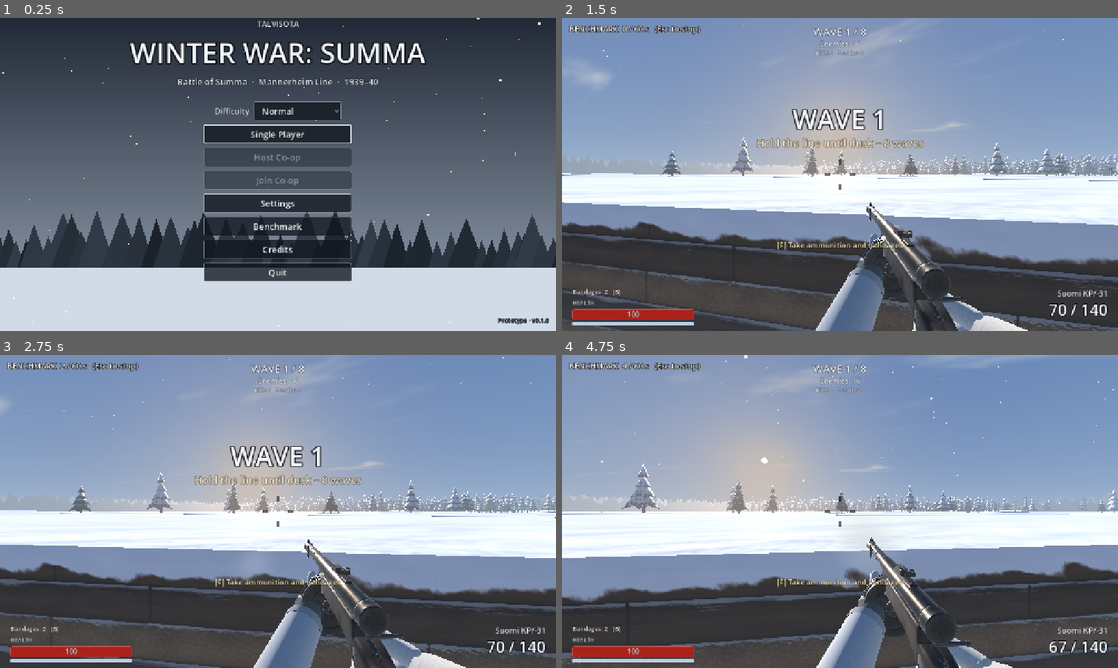
Above: before the commit, frames 1-4 (two rows, left to right).
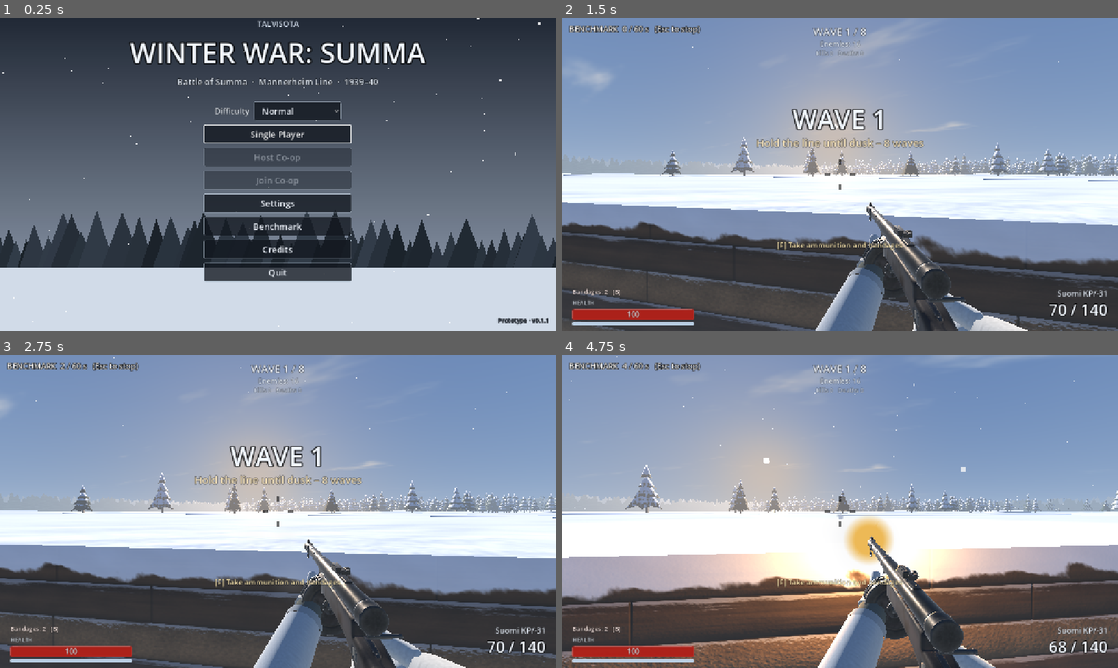
Above: after the commit, the same moments.

Repository: WonderPepe/WinterWar
Game: Godot game, scene res://ui/main_menu.tscn
Two runs of this game, one before a commit and one after it. Both use one fixed random seed, a clock stepped at 60 frames per second and the inputs below. Sound files missing from this copy of the repository are replaced by a short silence.
Inputs (mouse positions are in pixels of both pictures, inside the frame that each line leads up to):
- Up to frame 1 (0.25 s): no input
- Up to frame 2 (1.5 s): click "Benchmark" at 0.5 s; move the mouse to (962, 158) at 1.27 s; hold D (move_right) from 1.28 s (still down); hold Right mouse button (aim) from 1.28 s (still down); click (962, 158) at 1.42 s
- Up to frame 3 (2.75 s): tap Space (jump) at 1.52, 1.82, 2.27, 2.57 s; tap B (bandage) at 1.55, 2.1 s; move the mouse to (166, 527) at 2.02 s; release D (move_right) at 2.03 s; release Right mouse button (aim) at 2.03 s; hold S (move_back) from 2.03 s (still down); click (166, 527) at 2.3 s
- Up to frame 4 (4.75 s): move the mouse to (895, 442) at 2.77 s; release S (move_back) at 2.78 s; press the mouse at (895, 442) at 2.78 s; hold D (move_right) 2.78-3.53 s; tap Space (jump) at 3.05, 3.6, 3.77, 4.07, 4.52 s; move the mouse to (812, 574) at 3.52 s; release the mouse at (812, 574) at 3.53 s; hold W (move_forward) 3.53-4.28 s; click (812, 574) at 3.67 s; right-click (812, 574) at 3.8 s; move the mouse to (1006, 558) at 4.27 s; hold A (move_left) from 4.28 s (still down); hold Right mouse button (aim) from 4.28 s (still down); click (1006, 558) at 4.42 s; tap B (bandage) at 4.55 s

The runs differ from the first frame. In frame 1, less than 0.1% of the frame differs, in the area x 98-99%, y 95-98%; in frame 2, 1.3%; in frame 3, 2.2%; in frame 4, 25%, in the area x 0-100%, y 0-100%.

Commit message:
Release v0.1.1: loading screen with a progress bar
- Single Player (and Benchmark, Play again) now show a loading screen:
  progress bar, what is happening, and a tip, until the battle is ready
- docs/ updated: the browser version at wonderpepe.github.io/WinterWar
  now plays v0.1.1

Co-Authored-By: Claude Opus 5.5 <noreply@anthropic.com>
Claude-Session: https://claude.ai/code/session_01PejTpAFzYboJSFJHae9qaj

Diff:
--- a/project.godot
+++ b/project.godot
@@ -12,7 +12,7 @@
 
 config/name="Winter War: Summa"
 config/description="Winter War 1939-40 FPS prototype - Battle of Summa"
-config/version="0.1.0"
+config/version="0.1.1"
 run/main_scene="res://ui/main_menu.tscn"
 config/features=PackedStringArray("4.7", "GL Compatibility")
 boot_splash/bg_color=Color(0.13, 0.16, 0.21, 1)
--- a/scripts/game/shader_warmup.gd
+++ b/scripts/game/shader_warmup.gd
@@ -1,3 +1,4 @@
+class_name ShaderWarmup
 extends CanvasLayer
 ## Removes the "first shot stutter".
 ##
@@ -8,11 +9,15 @@
 
 @export var frames: int = 10 ## How many frames to keep the effects on screen.
 
+## 0..1 while warming up (shown by the LoadingScreen's progress bar).
+var progress: float = 0.0
+
 var _cover: ColorRect
 var _temp: Array[Node] = []
 
 
 func _ready() -> void:
+	add_to_group("shader_warmup")
 	layer = 50
 	_cover = ColorRect.new()
 	_cover.color = Color(0.13, 0.16, 0.21) # same as the loading screen
@@ -71,6 +76,7 @@
 	_temp.append(maxim_model)
 
 	for i in frames:
+		progress = float(i + 1) / frames
 		await get_tree().process_frame
 
 	# Clean up: hide everything again and show the real game.
--- a/scripts/ui/end_screen.gd
+++ b/scripts/ui/end_screen.gd
@@ -41,6 +41,5 @@
 
 
 func _on_play_again() -> void:
-	get_tree().paused = false
 	NetworkManager.start_single_player()
-	get_tree().change_scene_to_file(GAME_SCENE)
+	LoadingScreen.go(get_tree(), GAME_SCENE)
--- /dev/null
+++ b/scripts/ui/loading_screen.gd
@@ -0,0 +1,102 @@
+class_name LoadingScreen
+extends CanvasLayer
+## Shown between the main menu and the battle, with a progress bar. Loading the battle takes a
+## moment (especially in a browser): the scene and its 3D models are read, the terrain and the
+## forest are built, and every effect is drawn once so the browser can prepare its shaders.
+##
+## Use: LoadingScreen.go(get_tree(), "res://scenes/game.tscn")
+## This screen stays on top while the game starts underneath, and removes itself when ready.
+
+const SCENE_PATH: String = "res://ui/loading_screen.tscn"
+const TIPS: Array[String] = [
+	"Hold the line until dusk. If too many Soviets get into the trench, the line breaks.",
+	"F next to an ammo crate refills your spare ammunition and bandages.",
+	"B puts on a bandage: +50 health, but you can't shoot for 3 seconds.",
+	"The Maxim in the bunker overheats in long bursts – fire short bursts.",
+	"Right mouse on the Maxim: aim through its own sights.",
+	"Crouch (C) in the trench: you are harder to spot and to hit.",
+	"Soldiers kneel to fire, then rush forward. Shoot them while they kneel.",
+]
+
+## The scene to load next (set by go()).
+static var target_scene: String = "res://scenes/game.tscn"
+
+var _target_value: float = 0.0
+
+@onready var bar: ProgressBar = $Root/Center/VBox/Bar
+@onready var status: Label = $Root/Center/VBox/Status
+@onready var tip: Label = $Root/Center/VBox/Tip
+
+
+## Switch to the loading screen, which then loads `scene`.
+static func go(tree: SceneTree, scene: String) -> void:
+	target_scene = scene
+	tree.paused = false
+	tree.change_scene_to_file(SCENE_PATH)
+
+
+func _ready() -> void:
+	process_mode = Node.PROCESS_MODE_ALWAYS # keeps going even if the game pauses underneath
+	layer = 60 # above the game's own screens (HUD, pause menu, shader warm-up)
+	tip.text = "Tip: " + TIPS.pick_random()
+	bar.value = 0.0
+	_run()
+
+
+func _process(delta: float) -> void:
+	# The bar glides towards the real progress instead of jumping.
+	bar.value = move_toward(bar.value, _target_value * 100.0, delta * 120.0)
+
+
+func _run() -> void:
+	_step(0.02, "Loading the battle...")
+	await _frames(2) # let the screen appear before the heavy work starts
+	# 1) Read the scene and everything it uses (models, textures, sounds).
+	if ResourceLoader.load_threaded_request(target_scene) != OK:
+		_fail()
+		return
+	var progress: Array = []
+	while true:
+		var state := ResourceLoader.load_threaded_get_status(target_scene, progress)
+		if state == ResourceLoader.THREAD_LOAD_LOADED:
+			break
+		if state != ResourceLoader.THREAD_LOAD_IN_PROGRESS:
+			_fail()
+			return
+		_step(0.05 + 0.6 * float(progress[0] if not progress.is_empty() else 0.0), "Loading the battle...")
+		await get_tree().process_frame
+	var packed := ResourceLoader.load_threaded_get(target_scene) as PackedScene
+	# 2) Build it: the terrain, the forest and the trench are made when the scene starts.
+	_step(0.7, "Building the trench and the forest...")
+	await _frames(2)
+	var game: Node = packed.instantiate()
+	get_tree().root.add_child(game)
+	get_tree().current_scene = game
+	# 3) The shader warm-up draws every effect once (the browser prepares them).
+	_step(0.85, "Preparing the effects...")
+	await get_tree().process_frame
+	while true:
+		var warmup := get_tree().get_first_node_in_group("shader_warmup") as ShaderWarmup
+		if warmup == null:
+			break
+		_step(0.85 + 0.14 * warmup.progress, "Preparing the effects...")
+		await get_tree().process_frame
+	_step(1.0, "Ready")
+	bar.value = 100.0
+	await _frames(2)
+	queue_free()
+
+
+func _step(value: float, text: String) -> void:
+	_target_value = maxf(_target_value, value)
+	status.text = text
+
+
+func _frames(n: int) -> void:
+	for i in n:
+		await get_tree().process_frame
+
+
+func _fail() -> void:
+	status.text = "Loading failed – please reload the page."
+	push_error("LoadingScreen: could not load %s" % target_scene)
--- a/scripts/ui/main_menu.gd
+++ b/scripts/ui/main_menu.gd
@@ -57,10 +57,10 @@
 func _on_single_player() -> void:
 	start_pressed_msec = Time.get_ticks_msec()
 	NetworkManager.start_single_player()
-	get_tree().change_scene_to_file(GAME_SCENE)
+	LoadingScreen.go(get_tree(), GAME_SCENE) # with a progress bar
 
 
 func _on_benchmark() -> void:
 	start_pressed_msec = Time.get_ticks_msec()
 	NetworkManager.start_single_player()
-	get_tree().change_scene_to_file(BENCHMARK_SCENE)
+	LoadingScreen.go(get_tree(), BENCHMARK_SCENE)
--- a/tools/build_scenes.gd
+++ b/tools/build_scenes.gd
@@ -31,6 +31,7 @@
 	_save(_build_settings_menu(theme), "res://ui/settings_menu.tscn")
 	_save(_build_pause_menu(theme), "res://ui/pause_menu.tscn")
 	_save(_build_main_menu(theme), "res://ui/main_menu.tscn")
+	_save(_build_loading_screen(theme), "res://ui/loading_screen.tscn")
 	_save(_build_game(), "res://scenes/game.tscn")
 	_save(_build_benchmark(), "res://scenes/benchmark.tscn")
 	print("ALL SCENES BUILT")
@@ -1356,6 +1357,47 @@
 	return pm
 
 
+## Loading screen with a progress bar (main menu → battle). Same look as the main menu.
+func _build_loading_screen(theme: Theme) -> Node:
+	var ls := CanvasLayer.new()
+	ls.name = "LoadingScreen"
+	ls.set_script(load("res://scripts/ui/loading_screen.gd"))
+	var root: Control = _add(ls, Control.new(), "Root")
+	root.theme = theme
+	_full_rect(root)
+	var bg: TextureRect = _add(root, TextureRect.new(), "Background")
+	_full_rect(bg)
+	var g := Gradient.new()
+	g.set_color(0, Color(0.13, 0.16, 0.21))
+	g.set_color(1, Color(0.36, 0.41, 0.49))
+	var gt := GradientTexture2D.new()
+	gt.gradient = g
+	gt.fill_from = Vector2(0, 0)
+	gt.fill_to = Vector2(0, 1)
+	gt.width = 4
+	gt.height = 128
+	bg.texture = gt
+	bg.expand_mode = TextureRect.EXPAND_IGNORE_SIZE
+	bg.stretch_mode = TextureRect.STRETCH_SCALE
+	var center: CenterContainer = _add(root, CenterContainer.new(), "Center")
+	_full_rect(center)
+	var vb: VBoxContainer = _add(center, VBoxContainer.new(), "VBox")
+	vb.add_theme_constant_override("separation", 14)
+	_label(vb, "Title", "WINTER WAR: SUMMA", 44, HORIZONTAL_ALIGNMENT_CENTER)
+	_label(vb, "Status", "Loading the battle...", 20, HORIZONTAL_ALIGNMENT_CENTER, Color(0.9, 0.93, 0.97))
+	var bar := _bar(vb, "Bar", Color(0.4, 0.56, 0.76, 0.95), Vector2(560, 22))
+	bar.show_percentage = true
+	bar.add_theme_font_size_override("font_size", 14)
+	bar.add_theme_color_override("font_color", Color(1, 1, 1))
+	bar.add_theme_color_override("font_outline_color", Color(0, 0, 0, 0.8))
+	bar.add_theme_constant_override("outline_size", 4)
+	bar.value = 0
+	var tip := _label(vb, "Tip", "", 16, HORIZONTAL_ALIGNMENT_CENTER, Color(0.8, 0.85, 0.92))
+	tip.custom_minimum_size = Vector2(560, 0)
+	tip.autowrap_mode = TextServer.AUTOWRAP_WORD_SMART
+	return ls
+
+
 func _build_main_menu(theme: Theme) -> Node:
 	var mm := Control.new()
 	mm.name = "MainMenu"
--- a/tools/setup_project.gd
+++ b/tools/setup_project.gd
@@ -21,7 +21,7 @@
 	var s := ProjectSettings
 	s.set_setting("application/config/description", "Winter War 1939-40 FPS prototype - Battle of Summa")
 	# The version players see (main menu). Raise it for every public release – see RELEASES.md.
-	s.set_setting("application/config/version", "0.1.0")
+	s.set_setting("application/config/version", "0.1.1")
 	s.set_setting("application/run/main_scene", "res://ui/main_menu.tscn")
 	s.set_setting("application/config/features", PackedStringArray(["4.7", "GL Compatibility"]))
 
--- a/tools/shots_m4.gd
+++ b/tools/shots_m4.gd
@@ -19,6 +19,10 @@
 	await wait(30)
 	await snap("m4_1_main_menu.png")
 	get_tree().current_scene.get_node("Center/VBox/SinglePlayerButton").pressed.emit()
+	for i in 100: # through the loading screen
+		await get_tree().create_timer(0.1).timeout
+		if get_tree().current_scene and get_tree().current_scene.name == "Game" and get_tree().root.get_node_or_null("LoadingScreen") == null:
+			break
 	await wait(20)
 	var pm: Node = get_tree().current_scene.get_node("PauseMenu")
 	pm.open()
--- a/tools/test_benchmark.gd
+++ b/tools/test_benchmark.gd
@@ -7,7 +7,10 @@
 	get_tree().change_scene_to_file("res://ui/main_menu.tscn")
 	await get_tree().create_timer(0.5).timeout
 	get_tree().current_scene.get_node("Center/VBox/BenchmarkButton").pressed.emit()
-	await get_tree().create_timer(1.0).timeout
+	for i in 100: # through the loading screen
+		await get_tree().create_timer(0.1).timeout
+		if get_tree().current_scene and get_tree().current_scene.name == "Benchmark":
+			break
 	var ok: bool = get_tree().current_scene.name == "Benchmark"
 	print(("PASS" if ok else "FAIL") + "  benchmark scene started")
 	await get_tree().create_timer(63.0).timeout
@@ -15,5 +18,6 @@
 	var enemies: int = get_tree().get_nodes_in_group("enemies").size()
 	print(("PASS" if enemies >= 16 else "FAIL") + "  %d soldiers spawned" % enemies)
 	print(("PASS" if bench._results_text != "" else "FAIL") + "  results screen shown")
+	print(("PASS" if get_tree().root.get_node_or_null("LoadingScreen") == null else "FAIL") + "  loading screen gone")
 	print("RESULT: done")
 	get_tree().quit()
--- a/tools/test_m4.gd
+++ b/tools/test_m4.gd
@@ -29,8 +29,19 @@
 	var vb := get_tree().current_scene.get_node("Center/VBox")
 	check(vb.get_node("HostCoopButton").disabled and vb.get_node("JoinCoopButton").disabled, "co-op buttons are greyed out")
 	vb.get_node("SinglePlayerButton").pressed.emit()
-	await seconds(0.5)
+	await seconds(0.3)
+	var loading := get_tree().root.get_node_or_null("LoadingScreen")
+	check(loading != null and (loading.get_node("Root/Center/VBox/Bar") as ProgressBar) != null, "loading screen with a progress bar")
+	for i in 100: # wait until the game has been loaded
+		if get_tree().current_scene and get_tree().current_scene.name == "Game":
+			break
+		await seconds(0.1)
 	check(get_tree().current_scene.name == "Game", "Single Player starts the game")
+	for i in 50:
+		if get_tree().root.get_node_or_null("LoadingScreen") == null:
+			break
+		await seconds(0.1)
+	check(get_tree().root.get_node_or_null("LoadingScreen") == null, "loading screen goes away when the game is ready")
 	var game: Game = get_tree().current_scene
 	var pause_menu: Node = game.get_node("PauseMenu")
 	await seconds(0.7) # headless: the mouse can't be captured, so the pause menu opens itself
--- /dev/null
+++ b/ui/loading_screen.tscn
@@ -0,0 +1,105 @@
+[gd_scene format=3]
+
+[ext_resource type="Script" path="res://scripts/ui/loading_screen.gd" id="1_1kfex"]
+[ext_resource type="Theme" path="res://ui/winter_theme.tres" id="2_e66os"]
+
+[sub_resource type="Gradient" id="Gradient_to6u5"]
+colors = PackedColorArray(0.13, 0.16, 0.21, 1, 0.36, 0.41, 0.49, 1)
+
+[sub_resource type="GradientTexture2D" id="GradientTexture2D_gyf4x"]
+gradient = SubResource("Gradient_to6u5")
+width = 4
+height = 128
+fill_to = Vector2(0, 1)
+
+[sub_resource type="StyleBoxFlat" id="StyleBoxFlat_o3r17"]
+content_margin_left = 0.0
+content_margin_top = 0.0
+content_margin_right = 0.0
+content_margin_bottom = 0.0
+bg_color = Color(0, 0, 0, 0.45)
+border_width_left = 1
+border_width_top = 1
+border_width_right = 1
+border_width_bottom = 1
+border_color = Color(1, 1, 1, 0.25)
+corner_radius_top_left = 2
+corner_radius_top_right = 2
+corner_radius_bottom_right = 2
+corner_radius_bottom_left = 2
+
+[sub_resource type="StyleBoxFlat" id="StyleBoxFlat_w0ar3"]
+content_margin_left = 0.0
+content_margin_top = 0.0
+content_margin_right = 0.0
+content_margin_bottom = 0.0
+bg_color = Color(0.4, 0.56, 0.76, 0.95)
+border_color = Color(0, 0, 0, 0)
+corner_radius_top_left = 2
+corner_radius_top_right = 2
+corner_radius_bottom_right = 2
+corner_radius_bottom_left = 2
+
+[node name="LoadingScreen" type="CanvasLayer" unique_id=2139602289]
+script = ExtResource("1_1kfex")
+
+[node name="Root" type="Control" parent="." unique_id=844103051]
+layout_mode = 3
+anchors_preset = 15
+anchor_right = 1.0
+anchor_bottom = 1.0
+theme = ExtResource("2_e66os")
+
+[node name="Background" type="TextureRect" parent="Root" unique_id=825227334]
+layout_mode = 0
+anchor_right = 1.0
+anchor_bottom = 1.0
+texture = SubResource("GradientTexture2D_gyf4x")
+expand_mode = 1
+
+[node name="Center" type="CenterContainer" parent="Root" unique_id=1373431951]
+layout_mode = 0
+anchor_right = 1.0
+anchor_bottom = 1.0
+
+[node name="VBox" type="VBoxContainer" parent="Root/Center" unique_id=131043926]
+layout_mode = 2
+theme_override_constants/separation = 14
+
+[node name="Title" type="Label" parent="Root/Center/VBox" unique_id=1390237235]
+layout_mode = 2
+theme_override_font_sizes/font_size = 44
+theme_override_colors/font_color = Color(0.95, 0.97, 1, 1)
+theme_override_colors/font_outline_color = Color(0, 0, 0, 0.85)
+theme_override_constants/outline_size = 8
+text = "WINTER WAR: SUMMA"
+horizontal_alignment = 1
+
+[node name="Status" type="Label" parent="Root/Center/VBox" unique_id=515281942]
+layout_mode = 2
+theme_override_font_sizes/font_size = 20
+theme_override_colors/font_color = Color(0.9, 0.93, 0.97, 1)
+theme_override_colors/font_outline_color = Color(0, 0, 0, 0.85)
+theme_override_constants/outline_size = 4
+text = "Loading the battle..."
+horizontal_alignment = 1
+
+[node name="Bar" type="ProgressBar" parent="Root/Center/VBox" unique_id=293755431]
+custom_minimum_size = Vector2(560, 22)
+layout_mode = 2
+theme_override_styles/background = SubResource("StyleBoxFlat_o3r17")
+theme_override_styles/fill = SubResource("StyleBoxFlat_w0ar3")
+theme_override_font_sizes/font_size = 14
+theme_override_colors/font_color = Color(1, 1, 1, 1)
+theme_override_constants/outline_size = 4
+theme_override_colors/font_outline_color = Color(0, 0, 0, 0.8)
+
+[node name="Tip" type="Label" parent="Root/Center/VBox" unique_id=852878441]
+custom_minimum_size = Vector2(560, 0)
+layout_mode = 2
+theme_override_font_sizes/font_size = 16
+theme_override_colors/font_color = Color(0.8, 0.85, 0.92, 1)
+theme_override_colors/font_outline_color = Color(0, 0, 0, 0.85)
+theme_override_constants/outline_size = 3
+horizontal_alignment = 1
+autowrap_mode = 3
Not shown, added: scripts/ui/loading_screen.gd.uid
Not shown, changed: CLAUDE.md
Not shown, changed: RELEASES.md
Not shown, changed: docs/index.pck
